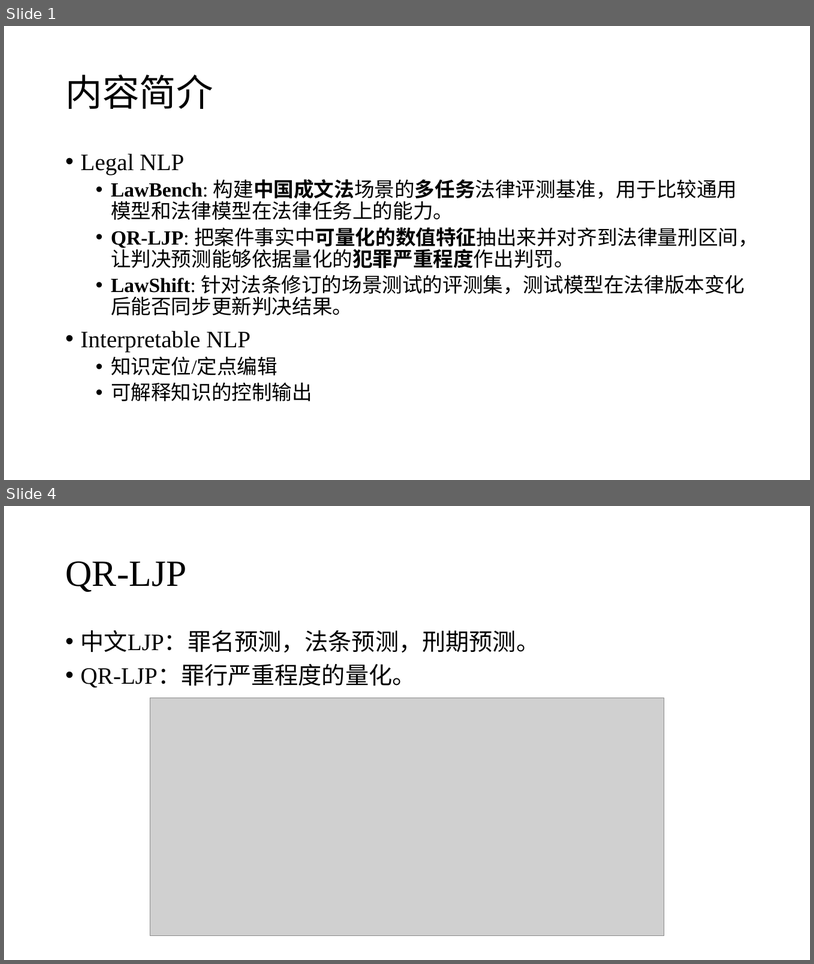
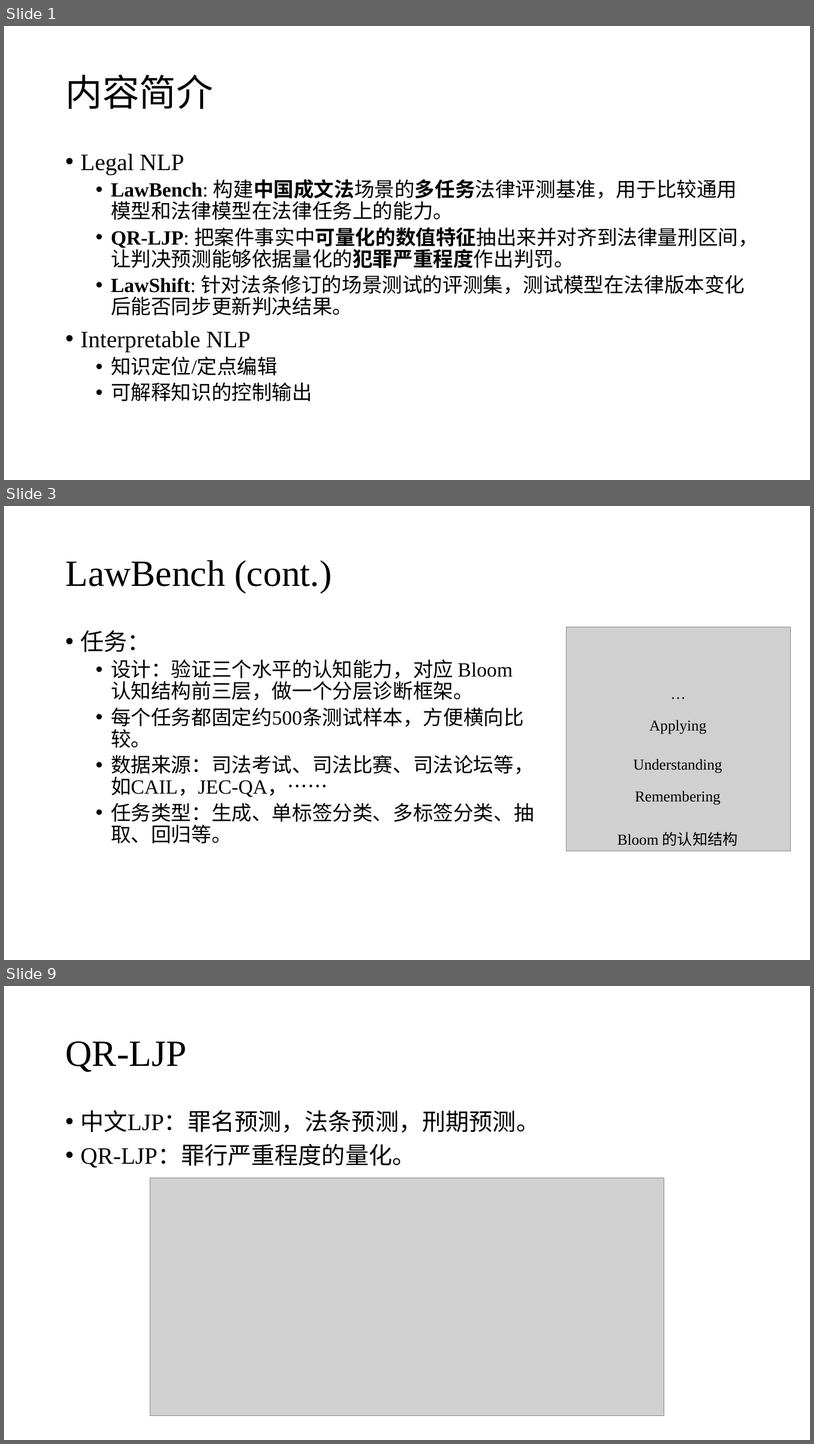
Before and after one commit to zhuohan9036/research_general_materials, a slide deck: legal_ai/20251107_intro_legal_ai_works.pptx. Shown one above the other, each under a label of ours: slides 1 and 4 before the commit, slides 1, 3 and 9 after it; the slides between them are not shown. The pictures are 814x964 and 814x1444 pixels, drawn with LibreOffice and Linux fonts; fonts in the diff are those of the drawing; grey boxes stand for pictures. Boxes give left, top, right and bottom in pixels: in the first picture for what was removed or moved away, otherwise in the second. Text is boxed around its words. In the diff, an @@ line names an element or a change of style, - is before the commit and + after.

```diff
--- a/legal_ai/20251107_intro_legal_ai_works.pptx
+++ b/legal_ai/20251107_intro_legal_ai_works.pptx
@@ slide 3 added at bbox=[4, 506, 810, 960], background #FFFFFF @@
@@ title added at bbox=[65, 560, 332, 592], 44 pt, text #000000 @@
+LawBench (cont.)
@@ text added at bbox=[81, 630, 534, 843], 24 pt, text #000000 @@
+• 任务：
+  • 设计：验证三个水平的认知能力，对应 Bloom 认知结构前三层，做一个分层诊断框架。
+  • 每个任务都固定约500条测试样本，方便横向比较。
+  • 数据来源：司法考试、司法比赛、司法论坛等，如CAIL，JEC-QA，……
+  • 任务类型：生成、单标签分类、多标签分类、抽取、回归等。
@@ picture added at bbox=[567, 627, 791, 851] @@
@@ text added at bbox=[665, 681, 692, 705], 18 pt, text #000000 @@
+…
@@ text added at bbox=[650, 720, 707, 734], 18 pt, text #000000 @@
+Applying
@@ text added at bbox=[633, 759, 722, 773], 18 pt, text #000000 @@
+Understanding
@@ text added at bbox=[635, 790, 721, 805], 18 pt, text #000000 @@
+Remembering
@@ text added at bbox=[618, 831, 738, 846], 18 pt, text #000000 @@
+Bloom 的认知结构
@@ what was slide 4 is now slide 9 @@
```
Also in this commit, not shown: 2 slides changed, 4 other slides added, 1 other file.
